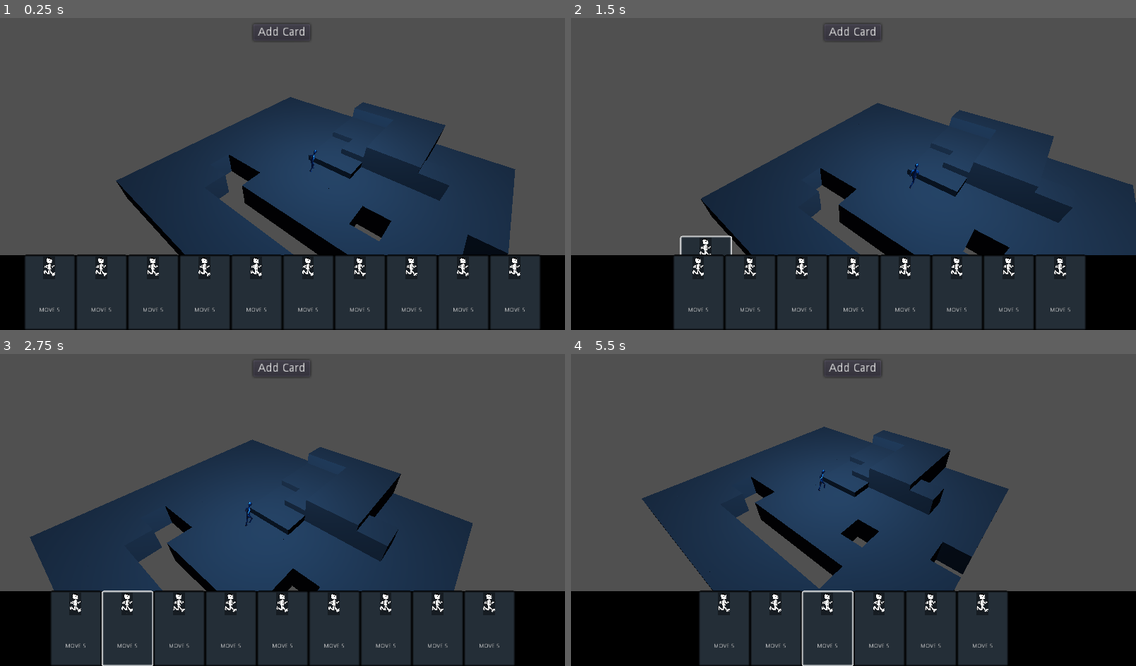
Above: before the commit, frames 1-4 (two rows, left to right).
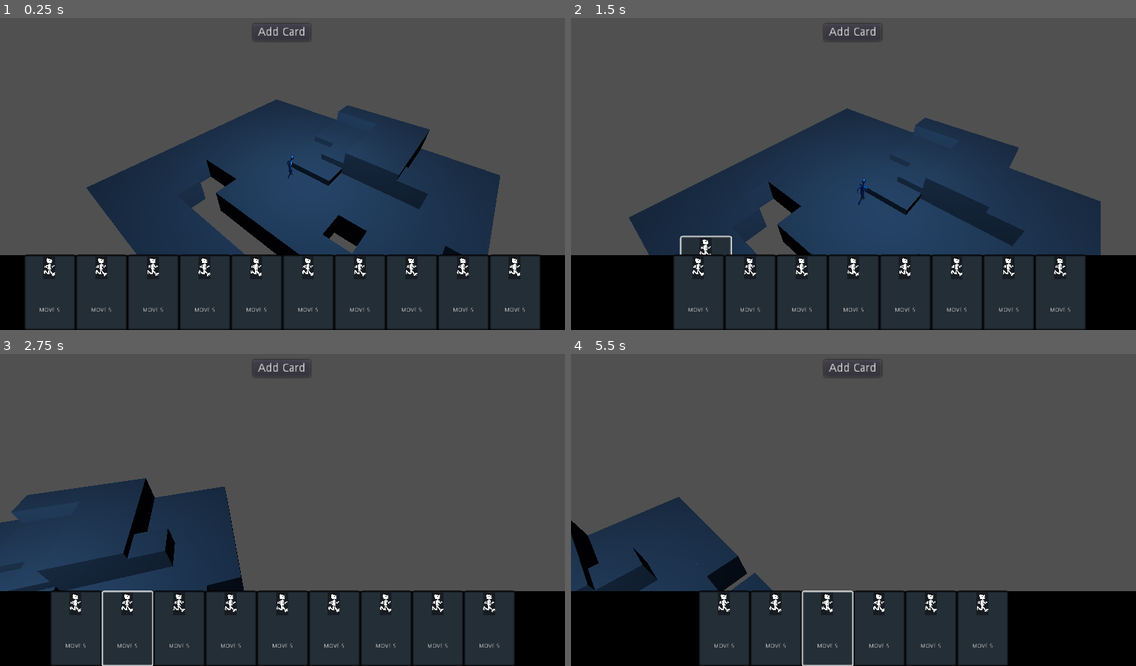
Above: after the commit, the same moments.

Repository: richardbonneau/space-rogue
Game: Godot game, scene res://Main/Main.tscn
Same seed, same stepped clock (60 frames per second), same inputs: the game is played once before the commit and once after it.
Inputs (mouse positions are in pixels of both pictures, inside the frame that each line leads up to):
- Up to frame 1 (0.25 s): no input
- Up to frame 2 (1.5 s): drag from (621, 292) to (910, 102) at 0.52 s; drag from (644, 292) to (825, 236) at 1.27 s
- Up to frame 3 (2.75 s): move the mouse to (129, 628) at 2.02 s; hold D (right) from 2.03 s (still down); hold E (e, bound only after the commit) from 2.03 s (still down); click (129, 628) at 2.17 s; tap Q (q, bound only after the commit) at 2.3 s
- Up to frame 4 (5.5 s): release D (right) at 2.75 s; release E (e, bound only after the commit) at 2.75 s; drag from (751, 628) to (684, 460) at 2.77 s; drag from (774, 628) to (881, 506) at 3.52 s; drag from (802, 628) to (768, 428) at 4.27 s; move the mouse to (825, 628) at 5.02 s; hold S (down) from 5.03 s (still down); hold E (e, bound only after the commit) from 5.03 s (still down); click (825, 628) at 5.17 s; tap Q (q, bound only after the commit) at 5.3 s

The runs differ from the first frame. In frame 1, 11% of the frame differs, in the area x 15-92%, y 25-77%; in frame 2, 13%; in frame 3, 24%; in frame 4, 26%, in the area x 0-78%, y 23-77%.
Error in both runs: Invalid call. Nonexistent function 'get_global_transform' in base 'Nil'. (res://Level/Scripts/GameBoard.gd:33)

Commit message:
full camera movements

Diff:
--- a/Level/GameBoard.tscn
+++ b/Level/GameBoard.tscn
@@ -29,11 +29,11 @@
 script = ExtResource( 5 )
 
 [node name="CameraHolder" type="Spatial" parent="."]
-transform = Transform( 0.766044, -0.413176, 0.492404, 0, 0.766044, 0.642788, -0.642788, -0.492404, 0.586824, 11, 6, 6.4075 )
+transform = Transform( 0.766044, 0, 0.642788, 0, 1, 0, -0.642788, 0, 0.766045, 11, 6, 6.4075 )
 script = ExtResource( 6 )
 
 [node name="Camera" type="Camera" parent="CameraHolder"]
-transform = Transform( 1, -4.47035e-07, 2.98023e-07, 2.98023e-08, 1, 1.78814e-07, -5.96046e-08, -1.19209e-07, 1, 0, 0, 0 )
+transform = Transform( 1, 0, 0, 0, 0.766045, 0.642787, 0, -0.642788, 0.766044, 0, 0, 0 )
 environment = SubResource( 1 )
 current = true
 size = 20.0
--- a/Level/Scripts/CameraHolder.gd
+++ b/Level/Scripts/CameraHolder.gd
@@ -1,39 +1,33 @@
 extends Spatial
-
-
-# Declare member variables here. Examples:
-# var a = 2
-# var b = "text"
-
-
-# Called when the node enters the scene tree for the first time.
-func _ready():
-	pass # Replace with function body.
-
 
 func _process(delta):
 	camera_movement(delta)
 
-
 func camera_movement(var delta):
-	#Move Camera
 	var screen_edge_threshold = 10
 	var screen_scroll_speed = 5
 	var mouse_pos = get_viewport().get_mouse_position()
 	var screen_size = get_viewport().size
 	var move_vec = Vector3()
 
+	#Movements
+	if mouse_pos.y < screen_edge_threshold or Input.is_action_pressed("up"):
+		move_vec -= transform.basis.z
+	if mouse_pos.y > screen_size.y - screen_edge_threshold or Input.is_action_pressed("down"):
+		move_vec += transform.basis.z
 	if mouse_pos.x < screen_edge_threshold or Input.is_action_pressed("left"):
-		move_vec.z -= 1
-	if mouse_pos.y < screen_edge_threshold or Input.is_action_pressed("up"):
-		move_vec.x += 1
-	if mouse_pos.x > screen_size.x - screen_edge_threshold or Input.is_action_pressed("right"):
-		move_vec.z += 1
-	if mouse_pos.y > screen_size.y - screen_edge_threshold or Input.is_action_pressed("down"):
-		move_vec.x -= 1
+		move_vec -= transform.basis.x
+	if mouse_pos.x < screen_edge_threshold or Input.is_action_pressed("right"):
+		move_vec += transform.basis.x
 
-	move_vec = move_vec.rotated(Vector3(0,1,0),rotation_degrees.y).normalized()
-	global_translate(move_vec * delta * screen_scroll_speed)
+	move_vec = move_vec.normalized()
+	translation += move_vec * delta * screen_scroll_speed
+
+	#Rotation
+	if Input.is_action_pressed("q"):
+		rotation_degrees.y += delta * screen_scroll_speed * 20
+	elif Input.is_action_pressed("e"):
+		rotation_degrees.y -= delta * screen_scroll_speed * 20
 
 
 func _input(event):
@@ -42,9 +36,10 @@
 
 		if event.pressed:
 			var current_pos = self.get_translation()
+
 			match event.button_index:
 				BUTTON_WHEEL_UP:
-					set_translation(Vector3(current_pos.x,current_pos.y - .2 , current_pos.z))
+					if current_pos.y > 3: set_translation(Vector3(current_pos.x,current_pos.y - .2 , current_pos.z))
 
 				BUTTON_WHEEL_DOWN:
-					set_translation(Vector3(current_pos.x,current_pos.y + .2 , current_pos.z))
+					if current_pos.y < 10: set_translation(Vector3(current_pos.x,current_pos.y + .2 , current_pos.z))
--- a/project.godot
+++ b/project.godot
@@ -57,6 +57,16 @@
 , Object(InputEventKey,"resource_local_to_scene":false,"resource_name":"","device":0,"alt":false,"shift":false,"control":false,"meta":false,"command":false,"pressed":false,"scancode":16777234,"unicode":0,"echo":false,"script":null)
  ]
 }
+q={
+"deadzone": 0.5,
+"events": [ Object(InputEventKey,"resource_local_to_scene":false,"resource_name":"","device":0,"alt":false,"shift":false,"control":false,"meta":false,"command":false,"pressed":false,"scancode":81,"unicode":0,"echo":false,"script":null)
+ ]
+}
+e={
+"deadzone": 0.5,
+"events": [ Object(InputEventKey,"resource_local_to_scene":false,"resource_name":"","device":0,"alt":false,"shift":false,"control":false,"meta":false,"command":false,"pressed":false,"scancode":69,"unicode":0,"echo":false,"script":null)
+ ]
+}
 
 [rendering]
 
